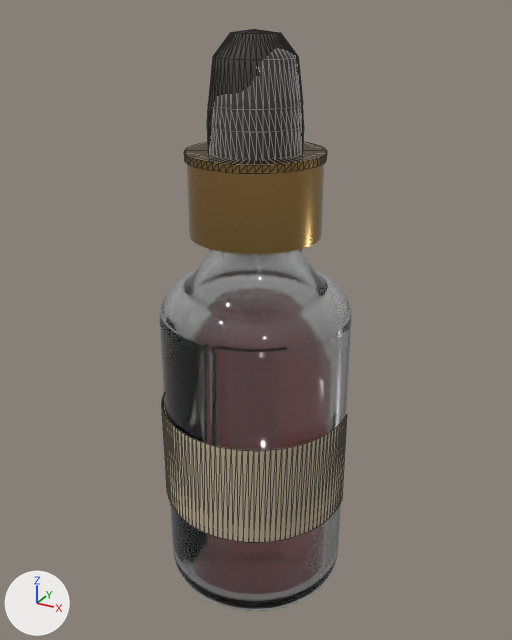
An edit to the glTF model apps/marketing/public/3d/jasmine-serum.glb, drawn before and after from the same camera.
Before and after are seen from a 50 mm lens placed at (0.0528, -0.0958, 0.0989), pointed at (-0.0004, 0.0008, 0.0506). Every picture has the same lights, and +X, +Y and +Z are marked at lower left. The first picture is the older version. Mesh edges are drawn as thin lines on the coarser meshes. Where no turn or scale is listed for an object, it has been applied to the vertices.

Objects in the first picture: 'bottle', 'bulb', 'collar', 'collar-top', 'label'.
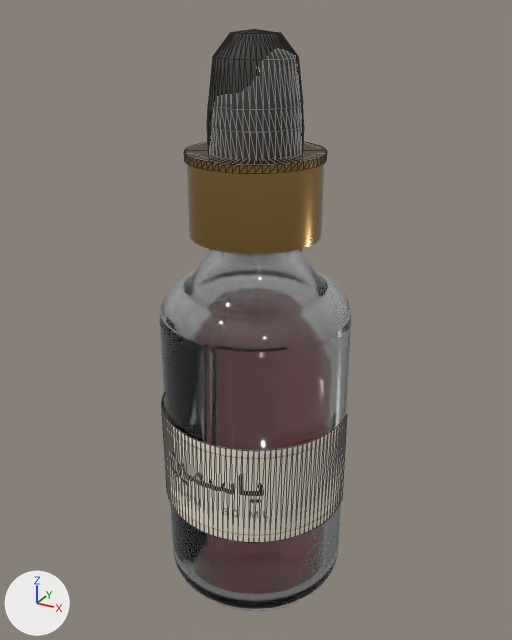
The change in detail:
Picture 'label' (img_label) is new.
In material 'label-paper' (mat_label_paper), base_color is no longer (0.521, 0.434, 0.301), beige #bfb095.
In material 'label-paper' (mat_label_paper), texture is now set to img_label.
In material 'label-paper' (mat_label_paper), roughness goes from 0.9 to 0.85.

What differs and where, as boxes [x1, y1, x2, y2] in the pictures (512 x 640 px):
'label', surface changed (lighter): [162, 406, 346, 542] in both
